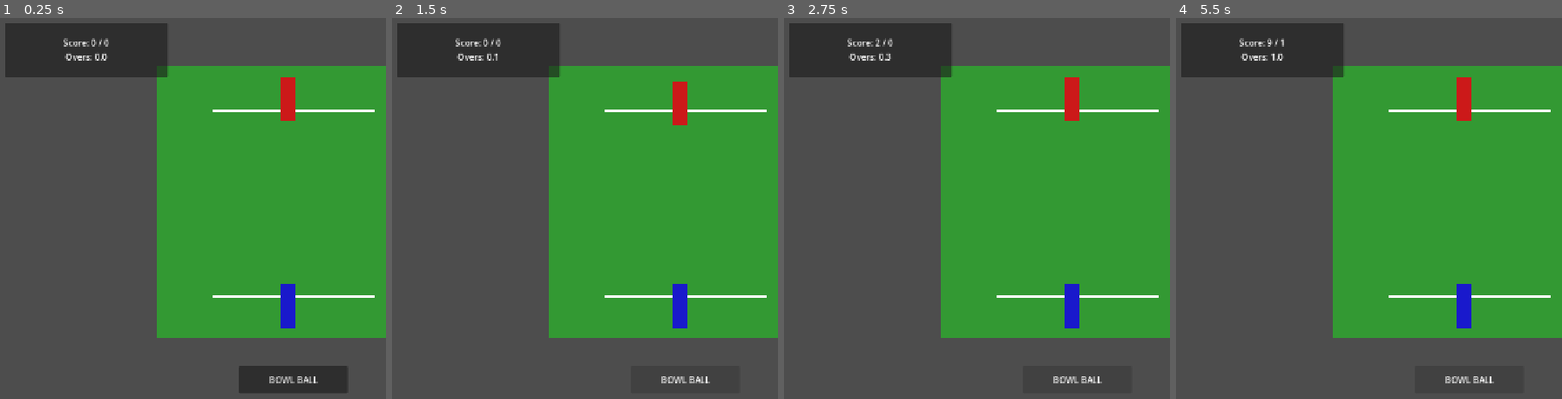
Above: before the commit, frames 1-4 (left to right).
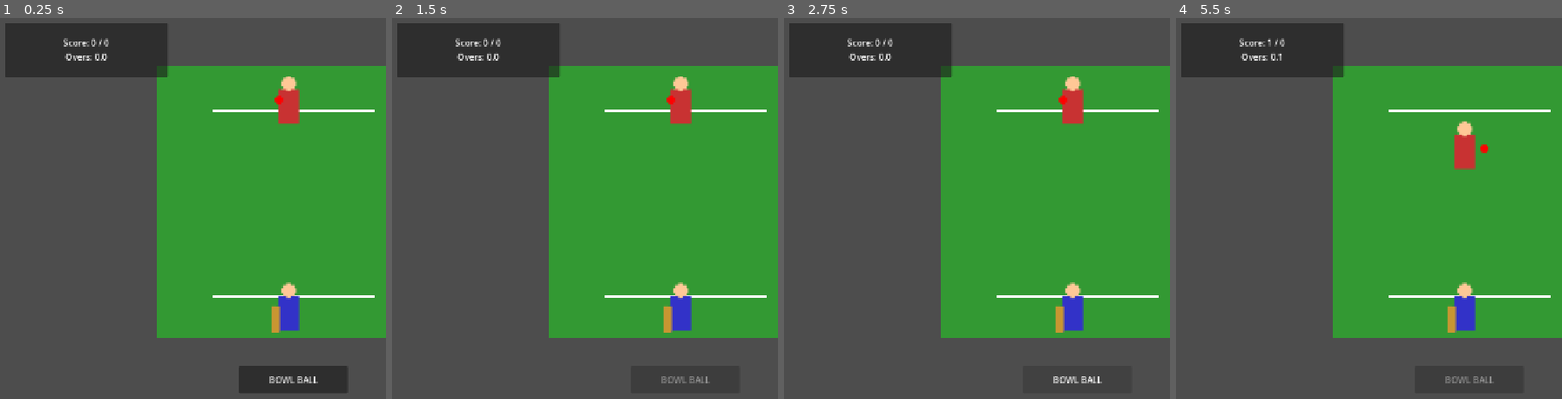
Above: after the commit, the same moments.

Repository: Hermes018/Cricket8Bit
Game: Godot game, scene res://src/client/match_view.tscn
Same seed, same stepped clock (60 frames per second), same inputs: the game is played once before the commit and once after it.
Inputs (mouse positions are in pixels of both pictures, inside the frame that each line leads up to):
- Up to frame 1 (0.25 s): no input
- Up to frame 2 (1.5 s): click "BOWL BALL" at 0.5 s; click (685, 379) at 1.25 s, where only the run before the commit has a clickable "BOWL BALL"
- Up to frame 3 (2.75 s): click (1077, 379) at 2 s, where only the run before the commit has a clickable "BOWL BALL"
- Up to frame 4 (5.5 s): tap Enter at 2.75, 5 s; tap Space at 4.25 s

The runs differ from the first frame. In frame 1, 1.4% of the frame differs, in the area x 70-78%, y 15-83%; in frame 2, 1.6%; in frame 3, 1.5%; in frame 4, 2.1%, in the area x 23-83%, y 5-96%.

Commit message:
Complete Phase 2: Add AnimationController and CC0 sprite generation

Diff:
--- /dev/null
+++ b/src/client/animation_controller.gd
@@ -0,0 +1,65 @@
+class_name AnimationController
+extends Node
+
+@export var bowler_sprite: AnimatedSprite2D
+@export var batsman_sprite: AnimatedSprite2D
+
+func _ready():
+	_build_sprite_frames()
+
+func _build_sprite_frames():
+	if not bowler_sprite or not batsman_sprite:
+		return
+
+	# Build Bowler frames
+	var bowler_tex = load("res://assets/sprites/bowler_atlas.png")
+	var bowler_frames = SpriteFrames.new()
+	bowler_frames.add_animation("run_up")
+	bowler_frames.set_animation_speed("run_up", 8.0)
+	bowler_frames.set_animation_loop("run_up", true)
+	for i in range(4):
+		var atlas = AtlasTexture.new()
+		atlas.atlas = bowler_tex
+		atlas.region = Rect2(i * 32, 0, 32, 32)
+		bowler_frames.add_frame("run_up", atlas)
+
+	bowler_frames.add_animation("idle")
+	var idle_atlas = AtlasTexture.new()
+	idle_atlas.atlas = bowler_tex
+	idle_atlas.region = Rect2(0, 0, 32, 32)
+	bowler_frames.add_frame("idle", idle_atlas)
+
+	bowler_sprite.sprite_frames = bowler_frames
+	bowler_sprite.play("idle")
+
+	# Build Batsman frames
+	var bat_tex = load("res://assets/sprites/batsman_atlas.png")
+	var bat_frames = SpriteFrames.new()
+	bat_frames.add_animation("swing")
+	bat_frames.set_animation_speed("swing", 12.0)
+	bat_frames.set_animation_loop("swing", false)
+	for i in range(3):
+		var atlas = AtlasTexture.new()
+		atlas.atlas = bat_tex
+		atlas.region = Rect2(i * 32, 0, 32, 32)
+		bat_frames.add_frame("swing", atlas)
+
+	bat_frames.add_animation("idle")
+	var bat_idle = AtlasTexture.new()
+	bat_idle.atlas = bat_tex
+	bat_idle.region = Rect2(0, 0, 32, 32)
+	bat_frames.add_frame("idle", bat_idle)
+
+	batsman_sprite.sprite_frames = bat_frames
+	batsman_sprite.play("idle")
+
+func play_bowl_sequence():
+	bowler_sprite.play("run_up")
+
+func play_bat_swing():
+	batsman_sprite.play("swing")
+	await get_tree().create_timer(0.3).timeout # Wait for swing to resolve
+	batsman_sprite.play("idle")
+
+func stop_bowler():
+	bowler_sprite.play("idle")
--- a/src/client/match_view.gd
+++ b/src/client/match_view.gd
@@ -2,8 +2,7 @@
 
 @onready var scorecard = $ScorecardUI
 @onready var bowl_button = $BowlButton
-@onready var batsman = $Pitch/Batsman
-@onready var bowler = $Pitch/Bowler
+@onready var animation_controller = $AnimationController
 
 var engine: MatchEngine
 
@@ -22,26 +21,32 @@
 
 	engine.start_match()
 
-func _process(delta):
-	if engine.current_state == MatchEngine.State.BALL_READY and !bowl_button.disabled:
-		# Auto-bowl logic could go here, but we wait for user input
-		pass
-
 func _on_bowl_button_pressed():
 	if engine.current_state == MatchEngine.State.BALL_READY:
+		bowl_button.disabled = true
+
+		# 1. Play Bowler run-up client-side
+		animation_controller.play_bowl_sequence()
+		var bowler = animation_controller.bowler_sprite
+		var orig_y = bowler.position.y
+		var tween = create_tween()
+		tween.tween_property(bowler, "position:y", orig_y + 100, 0.5)
+
+		await tween.finished
+
+		# 2. Bowler releases ball, stop animation, reset position
+		animation_controller.stop_bowler()
+		bowler.position.y = orig_y
+
+		# 3. Trigger engine which instantly resolves and fires runs_scored/wicket
 		engine.bowl_ball()
 
-		# In a real game with animation, we would wait for animation to finish.
-		# Since Phase 1 uses instant resolution, we just quickly animate the bowler for visual feedback.
-		var tween = create_tween()
-		var orig_y = bowler.position.y
-		tween.tween_property(bowler, "position:y", orig_y + 50, 0.1)
-		tween.tween_property(bowler, "position:y", orig_y, 0.1)
+		await get_tree().create_timer(1.0).timeout
+		bowl_button.disabled = false
 
-		# Resolve the ball after the visual delay (to simulate the client waiting for the server/engine)
-		await get_tree().create_timer(0.2).timeout
-		engine.resolve_ball()
-		_update_ui()
+func _on_ball_bowled():
+	pass
+
 
 func _update_ui():
 	scorecard.update_score(engine.state.runs, engine.state.wickets, engine.state.get_overs_string())
@@ -51,9 +56,13 @@
 
 func _on_runs_scored(amount: int, is_extra: bool):
 	print("Client: Scored ", amount)
+	animation_controller.play_bat_swing()
+	_update_ui()
 
 func _on_wicket_fallen(type: String):
 	print("Client: WICKET")
+	animation_controller.play_bat_swing()
+	_update_ui()
 
 func _on_over_complete(over: int):
 	print("Client: End of over")
@@ -61,6 +70,3 @@
 func _on_innings_complete(summary: String):
 	scorecard.show_innings_complete(summary)
 	bowl_button.disabled = true
-
-func _on_ball_bowled():
-	pass
--- a/src/client/match_view.tscn
+++ b/src/client/match_view.tscn
@@ -1,7 +1,8 @@
-[gd_scene load_steps=3 format=3]
+[gd_scene load_steps=4 format=3]
 
 [ext_resource type="Script" path="res://src/client/match_view.gd" id="1_abc"]
 [ext_resource type="PackedScene" path="res://src/client/ui/scorecard_ui.tscn" id="2_def"]
+[ext_resource type="Script" path="res://src/client/animation_controller.gd" id="3_ghi"]
 
 [node name="MatchView" type="Node2D"]
 script = ExtResource("1_abc")
@@ -29,21 +30,13 @@
 offset_right = 400.0
 offset_bottom = 425.0
 
-[node name="Batsman" type="ColorRect" parent="Pitch"]
-layout_mode = 0
-offset_left = 225.0
-offset_top = 400.0
-offset_right = 255.0
-offset_bottom = 480.0
-color = Color(0.1, 0.1, 0.8, 1)
+[node name="Batsman" type="AnimatedSprite2D" parent="Pitch"]
+position = Vector2(240, 440)
+scale = Vector2(3, 3)
 
-[node name="Bowler" type="ColorRect" parent="Pitch"]
-layout_mode = 0
-offset_left = 225.0
-offset_top = 20.0
-offset_right = 255.0
-offset_bottom = 100.0
-color = Color(0.8, 0.1, 0.1, 1)
+[node name="Bowler" type="AnimatedSprite2D" parent="Pitch"]
+position = Vector2(240, 60)
+scale = Vector2(3, 3)
 
 [node name="BowlButton" type="Button" parent="."]
 offset_left = 450.0
@@ -51,3 +44,8 @@
 offset_right = 650.0
 offset_bottom = 700.0
 text = "BOWL BALL"
+
+[node name="AnimationController" type="Node" parent="." node_paths=PackedStringArray("bowler_sprite", "batsman_sprite")]
+script = ExtResource("3_ghi")
+bowler_sprite = NodePath("../Pitch/Bowler")
+batsman_sprite = NodePath("../Pitch/Batsman")
Binary file added: assets/sprites/batsman_atlas.png
Binary file added: assets/sprites/bowler_atlas.png
Not shown, changed: docs/ASSETS.md
Not shown, added: docs/animations.md
Not shown, changed: docs/daily_update.md
Not shown, changed: docs/phase_build.md
Not shown, changed: docs/progress.md
Not shown, changed: docs/prompt_log.md
Not shown, added: generate_sprites.py
